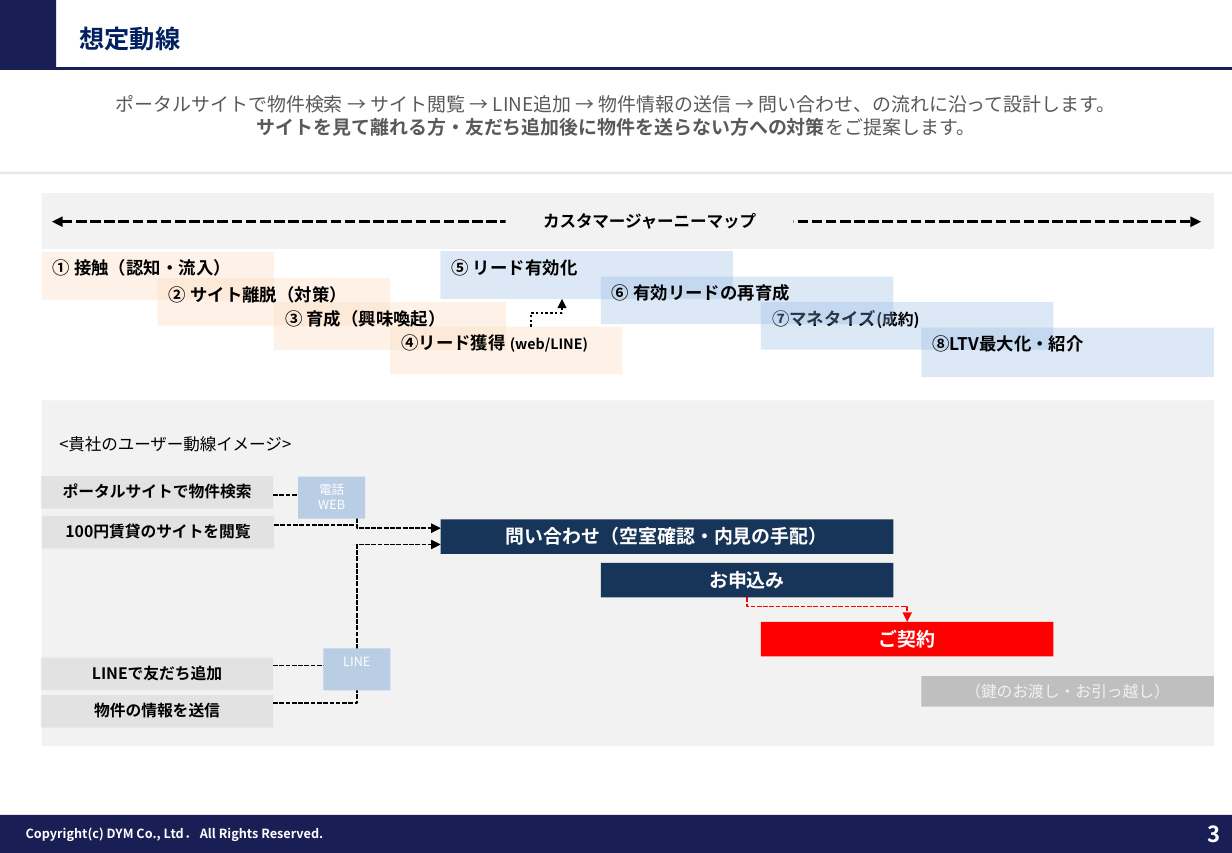
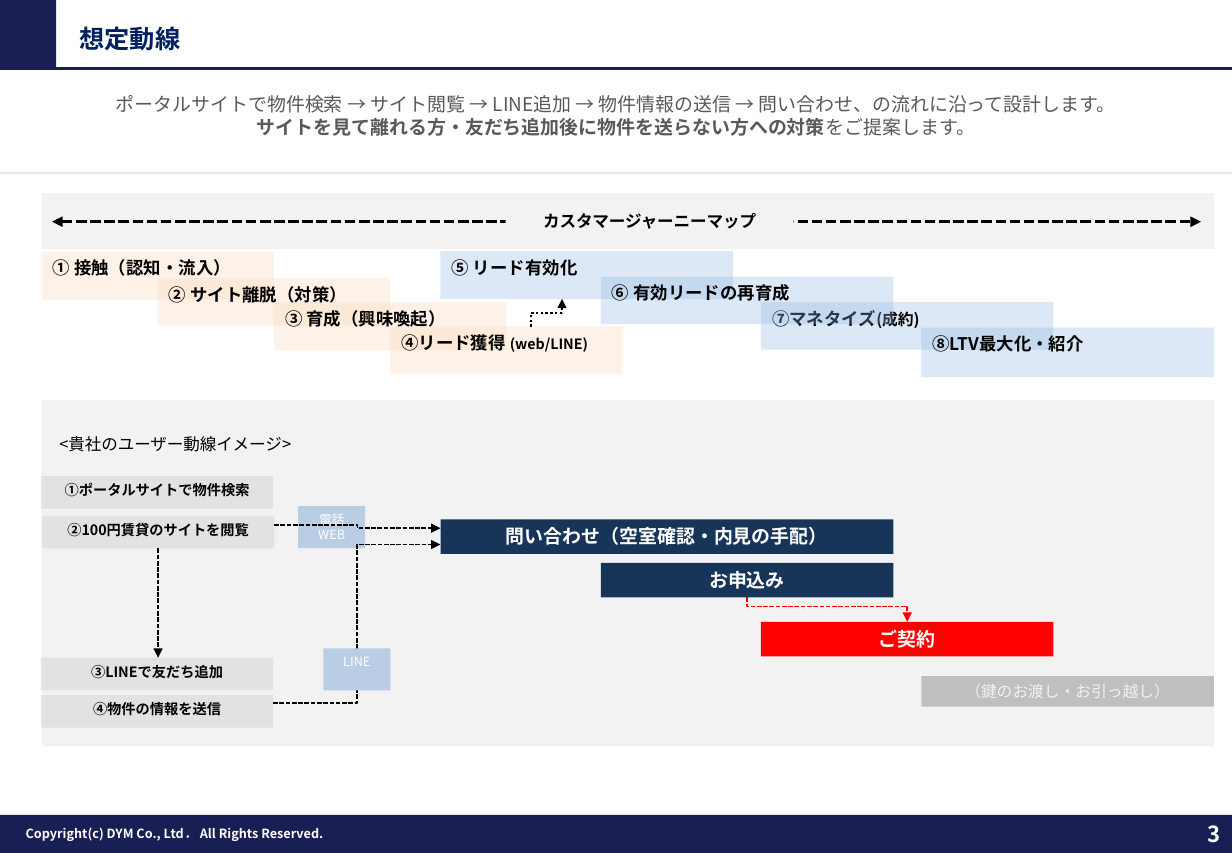
Before and after one commit to tonomura-r-dev/folder, a slide deck: slide 3 of 202609_株式会社あらうち御中_LINE公式アカウント運用のご提案_S1-17修正.pptx. Drawn at 1232x853 pixels with LibreOffice and Linux fonts; fonts in the diff are those of the drawing; background and template pictures are left out. Boxes give left, top, right and bottom in pixels: in the first picture for what was removed or moved away, otherwise in the second. Text is boxed around its words. In the diff, an @@ line names an element or a change of style, - is before the commit and + after.

```diff
--- a/202609_株式会社あらうち御中_LINE公式アカウント運用のご提案_S1-17修正.pptx
+++ b/202609_株式会社あらうち御中_LINE公式アカウント運用のご提案_S1-17修正.pptx
@@ text in rectangle at box(65, 482, 250, 497): text changed; size 10 to 9 pt @@
-ポータルサイトで物件検索
+①ポータルサイトで物件検索
@@ elbow arrow removed from (273, 495) to (440, 528) @@
@@ rectangle "電話": place and size @@
-rectangle "電話" at box(298, 477, 365, 519)
+rectangle "電話" at box(298, 506, 365, 548)
@@ text in rectangle at box(67, 523, 249, 537): text changed; size 10 to 9 pt @@
-100円賃貸のサイトを閲覧
+②100円賃貸のサイトを閲覧
@@ arrow added from (158, 548) to (158, 658), #000000 1 pt dashed @@
@@ elbow arrow removed from (273, 665) to (440, 545) @@
@@ text in rectangle at box(91, 665, 223, 679): text changed; size 10 to 9 pt @@
-LINEで友だち追加
+③LINEで友だち追加
@@ text in rectangle at box(93, 702, 221, 716): text changed; size 10 to 9 pt @@
-物件の情報を送信
+④物件の情報を送信
```
Also in this commit, not shown: 13 other slides changed, 2 other files.
